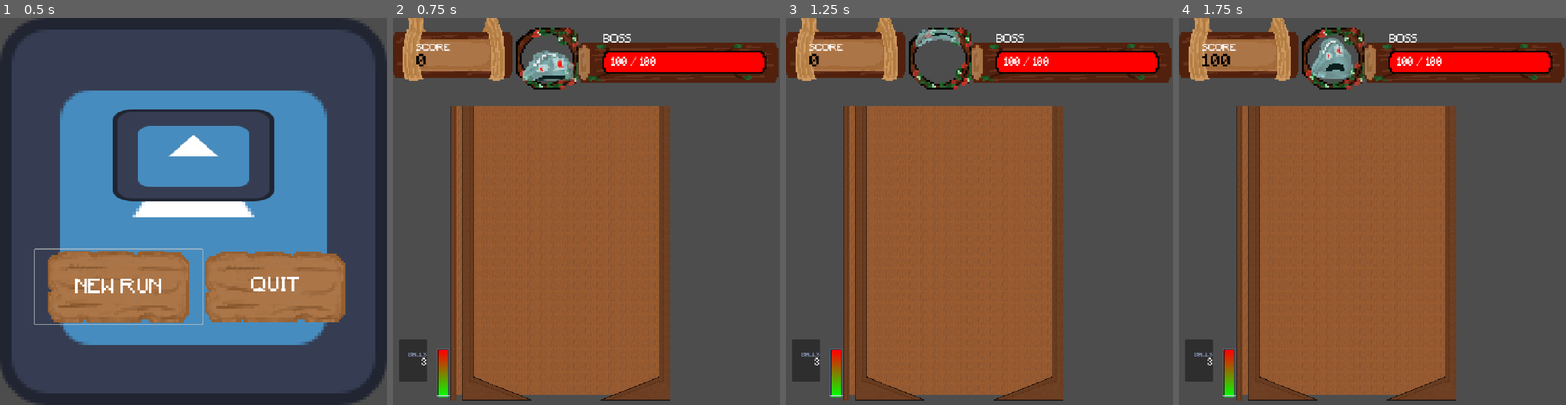
Above: before the commit, frames 1-4 (left to right).
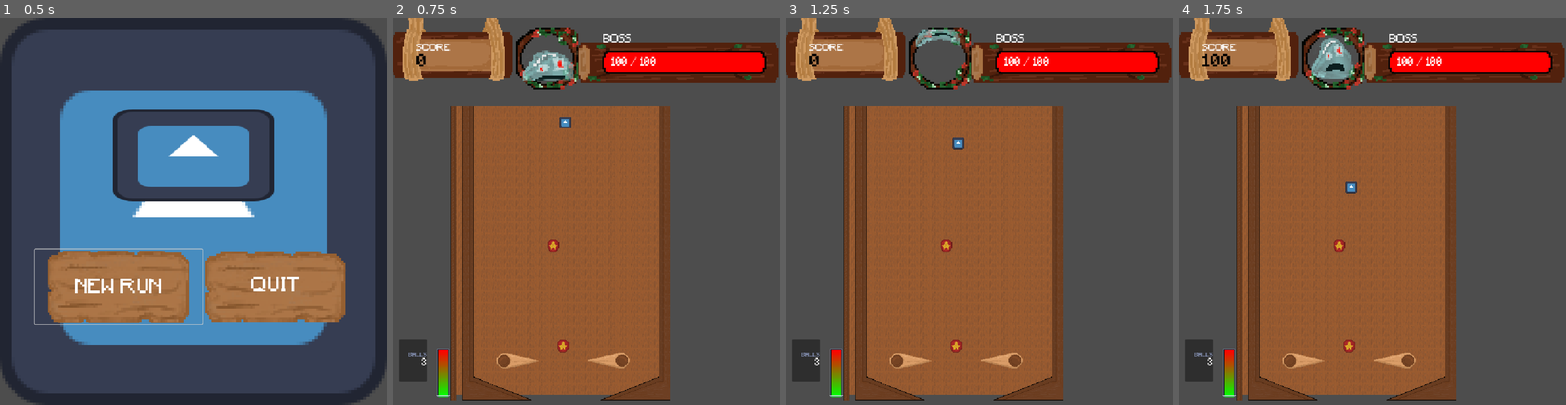
Above: after the commit, the same moments.

Repository: Josephs101/Hack-Haven-Game
Game: Godot game, scene res://scenes/start_menu.tscn
The game is run twice, just before and just after one commit, with the same random seed, the same clock (stepped at 60 frames per second) and the same inputs. The engine's default icon, where the game draws it, is replaced by a stand-in: a white triangle on a blue panel in a dark square.
Inputs:
- Up to frame 1 (0.5 s): no input
- Up to frame 2 (0.75 s): click "NEW RUN" at 0.5 s
- Up to frame 3 (1.25 s): no input
- Up to frame 4 (1.75 s): tap Enter at 1.25 s; tap K at 1.35 s

Frame 1 is identical in both runs. In frame 2, 0.8% of the frame differs, in the area x 26-62%, y 25-91%; in frame 3, 0.8%, in the area x 26-62%, y 30-91%; in frame 4, 0.8%.

Commit message:
level 1 setup
work in progress

Diff:
--- a/scenes/gameplay/Bumper.tscn
+++ b/scenes/gameplay/Bumper.tscn
@@ -1,9 +1,9 @@
 [gd_scene format=3 uid="uid://djtoeipqgwphp"]
 
-[ext_resource type="Script" uid="uid://ynrdlawnkv4v" path="res://scenes/bumper.gd" id="1_61no2"]
+[ext_resource type="Script" uid="uid://ynrdlawnkv4v" path="res://scripts/bumper.gd" id="1_61no2"]
 
 [sub_resource type="CircleShape2D" id="CircleShape2D_ejkcc"]
-radius = 8.0
+radius = 13.0
 
 [sub_resource type="CircleShape2D" id="CircleShape2D_61no2"]
 radius = 16.0
--- a/scenes/gameplay/PinBall.tscn
+++ b/scenes/gameplay/PinBall.tscn
@@ -11,7 +11,7 @@
 
 [node name="Ball (RigidBody2D)" type="RigidBody2D" unique_id=1920199290]
 physics_material_override = SubResource("PhysicsMaterial_002rf")
-gravity_scale = 1.5
+gravity_scale = 0.3
 continuous_cd = 2
 linear_damp = 0.1
 angular_damp = 1.0
--- /dev/null
+++ b/scenes/gameplay/RedBumper.tscn
@@ -0,0 +1,92 @@
+[gd_scene format=3 uid="uid://csocqn4oj32a"]
+
+[ext_resource type="PackedScene" uid="uid://djtoeipqgwphp" path="res://scenes/gameplay/Bumper.tscn" id="1_mp0o7"]
+[ext_resource type="Texture2D" uid="uid://boh1aatb33hno" path="res://assets/sprites/red_bumper_animation.png" id="2_awiwh"]
+
+[sub_resource type="AtlasTexture" id="AtlasTexture_jfm34"]
+atlas = ExtResource("2_awiwh")
+region = Rect2(48, 0, 48, 48)
+
+[sub_resource type="AtlasTexture" id="AtlasTexture_qscsq"]
+atlas = ExtResource("2_awiwh")
+region = Rect2(96, 0, 48, 48)
+
+[sub_resource type="AtlasTexture" id="AtlasTexture_nq7fd"]
+atlas = ExtResource("2_awiwh")
+region = Rect2(144, 0, 48, 48)
+
+[sub_resource type="AtlasTexture" id="AtlasTexture_luoho"]
+atlas = ExtResource("2_awiwh")
+region = Rect2(192, 0, 48, 48)
+
+[sub_resource type="AtlasTexture" id="AtlasTexture_brork"]
+atlas = ExtResource("2_awiwh")
+region = Rect2(240, 0, 48, 48)
+
+[sub_resource type="AtlasTexture" id="AtlasTexture_ncm1v"]
+atlas = ExtResource("2_awiwh")
+region = Rect2(288, 0, 48, 48)
+
+[sub_resource type="AtlasTexture" id="AtlasTexture_7abgx"]
+atlas = ExtResource("2_awiwh")
+region = Rect2(336, 0, 48, 48)
+
+[sub_resource type="AtlasTexture" id="AtlasTexture_n8wja"]
+atlas = ExtResource("2_awiwh")
+region = Rect2(384, 0, 48, 48)
+
+[sub_resource type="AtlasTexture" id="AtlasTexture_ht4pi"]
+atlas = ExtResource("2_awiwh")
+region = Rect2(0, 0, 48, 48)
+
+[sub_resource type="SpriteFrames" id="SpriteFrames_ucolp"]
+animations = [{
+"frames": [{
+"duration": 1.0,
+"texture": SubResource("AtlasTexture_jfm34")
+}, {
+"duration": 1.0,
+"texture": SubResource("AtlasTexture_qscsq")
+}, {
+"duration": 1.0,
+"texture": SubResource("AtlasTexture_nq7fd")
+}, {
+"duration": 1.0,
+"texture": SubResource("AtlasTexture_luoho")
+}, {
+"duration": 1.0,
+"texture": SubResource("AtlasTexture_brork")
+}, {
+"duration": 1.0,
+"texture": SubResource("AtlasTexture_ncm1v")
+}, {
+"duration": 1.0,
+"texture": SubResource("AtlasTexture_7abgx")
+}, {
+"duration": 1.0,
+"texture": SubResource("AtlasTexture_n8wja")
+}],
+"loop": false,
+"name": &"bounce",
+"speed": 24.0
+}, {
+"frames": [{
+"duration": 1.0,
+"texture": SubResource("AtlasTexture_ht4pi")
+}],
+"loop": true,
+"name": &"rest",
+"speed": 5.0
+}]
+
+[node name="RedBumper" type="Node2D" unique_id=118269851]
+
+[node name="Bumper" parent="." unique_id=1407537393 instance=ExtResource("1_mp0o7")]
+
+[node name="AnimatedSprite2D" type="AnimatedSprite2D" parent="." unique_id=1985112362]
+position = Vector2(2, 4)
+scale = Vector2(2, 2)
+sprite_frames = SubResource("SpriteFrames_ucolp")
+animation = &"bounce"
+frame = 7
+frame_progress = 1.0
--- a/scenes/gameplay/pinballTable.tscn
+++ b/scenes/gameplay/pinballTable.tscn
@@ -336,6 +336,18 @@
 sources/0 = SubResource("TileSetAtlasSource_mtfad")
 sources/3 = SubResource("TileSetAtlasSource_q5hs1")
 
+[sub_resource type="RectangleShape2D" id="RectangleShape2D_p5d85"]
+size = Vector2(32, 816)
+
+[sub_resource type="RectangleShape2D" id="RectangleShape2D_wxaqx"]
+size = Vector2(177, 60.576965)
+
+[sub_resource type="WorldBoundaryShape2D" id="WorldBoundaryShape2D_p5d85"]
+distance = -20.0
+
+[sub_resource type="WorldBoundaryShape2D" id="WorldBoundaryShape2D_wxaqx"]
+distance = -131.99991
+
 [node name="pinballTable" type="Node2D" unique_id=282973260]
 
 [node name="TileMapLayer2" type="TileMapLayer" parent="." unique_id=632621463]
@@ -345,3 +357,44 @@
 [node name="TileMapLayer" type="TileMapLayer" parent="." unique_id=1115366066]
 tile_map_data = PackedByteArray("AAAMABoAAAAAAAQAAAAMABsAAAAAAAUAAAAMABwAAAAAAAQAAAAMAB0AAAAAAAUAAAAMAB4AAAAAAAUAAAAMAB …(4960 unchanged characters)…
 tile_set = SubResource("TileSet_yg427")
+
+[node name="StaticBody2D" type="StaticBody2D" parent="." unique_id=644739529]
+
+[node name="CollisionShape2D" type="CollisionShape2D" parent="StaticBody2D" unique_id=465031534]
+position = Vector2(208, 664)
+shape = SubResource("RectangleShape2D_p5d85")
+
+[node name="StaticBody2D2" type="StaticBody2D" parent="." unique_id=122865013]
+
+[node name="CollisionShape2D" type="CollisionShape2D" parent="StaticBody2D2" unique_id=1048756418]
+position = Vector2(752, 664)
+shape = SubResource("RectangleShape2D_p5d85")
+
+[node name="StaticBody2D3" type="StaticBody2D" parent="." unique_id=380414354]
+
+[node name="CollisionShape2D" type="CollisionShape2D" parent="StaticBody2D3" unique_id=570957665]
+position = Vector2(291.23148, 1065.7192)
+rotation = 0.37524575
+shape = SubResource("RectangleShape2D_wxaqx")
+
+[node name="StaticBody2D4" type="StaticBody2D" parent="." unique_id=1486495917]
+
+[node name="CollisionShape2D" type="CollisionShape2D" parent="StaticBody2D4" unique_id=82068728]
+position = Vector2(669, 1066)
+rotation = -0.37524578
+shape = SubResource("RectangleShape2D_wxaqx")
+
+[node name="Testing Barrier" type="StaticBody2D" parent="." unique_id=1774315481]
+
+[node name="CollisionShape2D" type="CollisionShape2D" parent="Testing Barrier" unique_id=131790251]
+position = Vector2(467, 1036)
+shape = SubResource("WorldBoundaryShape2D_p5d85")
+
+[node name="TopBarrier" type="StaticBody2D" parent="." unique_id=1641352813]
+position = Vector2(73, 56)
+rotation = 3.1415927
+
+[node name="CollisionShape2D" type="CollisionShape2D" parent="TopBarrier" unique_id=1449789206]
+position = Vector2(-366.00003, -334.99997)
+shape = SubResource("WorldBoundaryShape2D_wxaqx")
+one_way_collision = true
--- /dev/null
+++ b/scenes/level1/Level1.tscn
@@ -0,0 +1,49 @@
+[gd_scene format=3 uid="uid://dtj2ywsf54t6q"]
+
+[ext_resource type="PackedScene" uid="uid://btnchici7wo1i" path="res://scenes/LevelScreen.tscn" id="1_8d8in"]
+[ext_resource type="PackedScene" uid="uid://b03ya11b5bo5r" path="res://scenes/gameplay/Flippers.tscn" id="2_e5fgp"]
+[ext_resource type="PackedScene" uid="uid://3unhg68ipx4b" path="res://scenes/gameplay/PinBall.tscn" id="3_ospsn"]
+[ext_resource type="PackedScene" uid="uid://bew01jfprilr" path="res://scenes/gameplay/Peg.tscn" id="5_eugj0"]
+[ext_resource type="PackedScene" uid="uid://csocqn4oj32a" path="res://scenes/gameplay/RedBumper.tscn" id="5_ospsn"]
+
+[node name="Level1" type="Node2D" unique_id=1978717256]
+
+[node name="LevelScreen" parent="." unique_id=366287594 instance=ExtResource("1_8d8in")]
+
+[node name="Flippers" parent="." unique_id=1203122303 instance=ExtResource("2_e5fgp")]
+position = Vector2(306, 951)
+
+[node name="Flippers2" parent="." unique_id=1366285630 instance=ExtResource("2_e5fgp")]
+position = Vector2(635, 949)
+input_action = "RightFlipper"
+rotation_direction = -1.0
+
+[node name="AnimatedSprite2D" parent="Flippers2" index="0" unique_id=668592814]
+position = Vector2(-36, -39)
+flip_h = true
+
+[node name="CollisionShape2D" parent="Flippers2/AnimatableBody2D" parent_id_path=PackedInt32Array(1366285630, 2074405972) index="0" unique_id=1209279245]
+rotation = 3.1415927
+
+[node name="Ball (RigidBody2D)" parent="." unique_id=1920199290 instance=ExtResource("3_ospsn")]
+position = Vector2(477, 286)
+
+[node name="Peg" parent="." unique_id=1192331612 instance=ExtResource("5_eugj0")]
+position = Vector2(313, 718)
+
+[node name="Peg2" parent="." unique_id=2110615976 instance=ExtResource("5_eugj0")]
+position = Vector2(576, 723)
+
+[node name="Peg3" parent="." unique_id=1572626248 instance=ExtResource("5_eugj0")]
+position = Vector2(654, 508)
+
+[node name="Peg4" parent="." unique_id=1458433199 instance=ExtResource("5_eugj0")]
+position = Vector2(317, 526)
+
+[node name="RedBumper" parent="." unique_id=118269851 instance=ExtResource("5_ospsn")]
+position = Vector2(471, 909)
+
+[node name="RedBumper2" parent="." unique_id=2000380747 instance=ExtResource("5_ospsn")]
+position = Vector2(444, 631)
+
+[editable path="Flippers2"]
--- a/scripts/bumper.gd
+++ b/scripts/bumper.gd
@@ -1,8 +1,9 @@
 
 extends StaticBody2D
 
-@export var min_outward_speed: float = 200.0
+@export var min_outward_speed: float = 500.0
 
+@onready var sprite: AnimatedSprite2D = $AnimatedSprite2D
 func _ready() -> void:
 	$BumperArea.body_entered.connect(_on_body_entered)
 
@@ -30,4 +31,6 @@
 
 		body.linear_velocity = current_velocity + direction * additional_speed
 
+	# Play Animation
+	sprite.play("bounce")
 	body.sleeping = false
--- a/scripts/start_menu.gd
+++ b/scripts/start_menu.gd
@@ -1,6 +1,6 @@
 extends Control
 
-const GAME_SCENE := "res://scenes/LevelScreen.tscn"
+const GAME_SCENE := "res://scenes/level1/Level1.tscn"
 
 
 func _ready() -> void:
Binary file added: assets/sprites/blue_bumper_animation.png
Not shown, added: assets/sprites/blue_bumper_animation.png.import
Binary file added: assets/sprites/red_bumper_animation.png
Not shown, added: assets/sprites/red_bumper_animation.png.import
